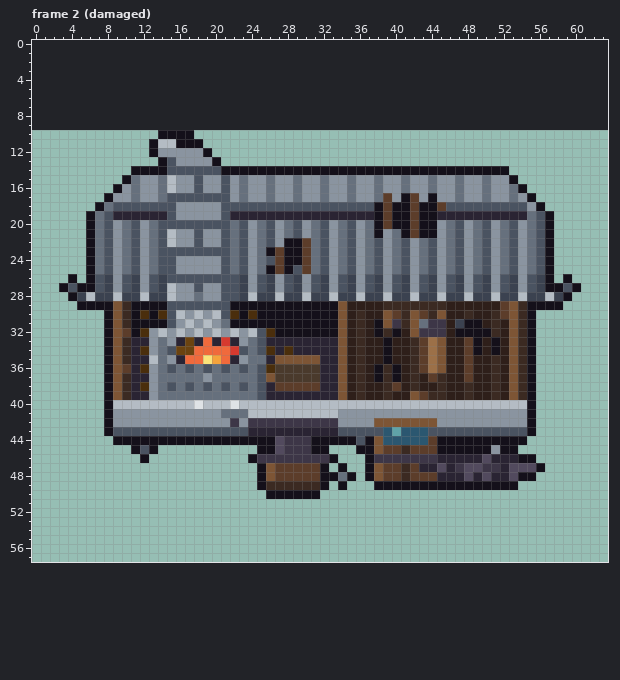
Two states of a pixel-art file, art/structures/smithy.aseprite. Above: the version before the commit.
64x48 pixels, 4 frames. Colours within 5 levels of each other are drawn and written as one. Shown: frame 2 (damaged). The old version is drawn lined up with the new one, on the new canvas. The commit also changed other frames, which this record leaves out.
After the commit:
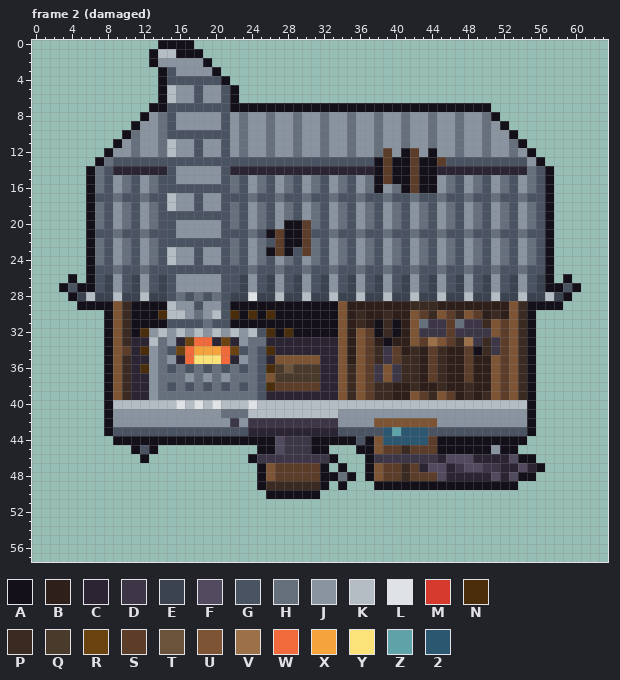
Palette (. is transparent): A #14101a  B #2e1f1a  C #2a2433  D #3d3647  E #3b4250  F #524a5e  G #4a5361  H #66707d  J #8a94a0  K #b4bcc4  L #dfe3e6  M #d63a2f  N #4a2e0c  P #3b2a22  Q #4a3a2c  R #6b4310  S #5c3d2a  T #6b523a  U #7d5535  V #9c7048  W #f06a3c  X #f5a33c  Y #fbe37a  Z #5fa3a8  2 #2b5770
The author wrote: feat: draw the smithy and the apothecary at the angle
Diff:
canvas 64x48 -> 64x58, the old top-left corner now at 0,10
Changed rows in their new state; - is an unchanged pixel.
Frame 2 (damaged):
first column x 6:
 0 --------AAAA----------------------------------------
 1 -------AKKAAA---------------------------------------
 2 -------AJJJJJA--------------------------------------
 3 --------AGJJJJA-------------------------------------
 4 --------AGGGGGGA------------------------------------
 5 --------AKJJGJJGA-----------------------------------
 6 --------AKJJGJJGA-----------------------------------
 7 -------AAGGGGGGGAAAAAAAAAAAAAAAAAAAAAAAAAAAAA-------
 8 ------AJHGJJJJJGJHJJHJJHJJHJJHJJHJJHJJHJJHJJHA------
 9 -----AJJHGJJJJJGJHJJHJJHJJHJJHJJHJJHJJHJJHJJHJA-----
10 ----AHJJHGGGGGGGJHJJHJJHJJHJJHJJHJJHJJHJJHJJHJJA----
11 ---AJHJJH-JJGJJGJHJJHJJHJJHJJHJJHJJHJJHJJHJJHJJHA---
12 --AJJHJJHK--GJJGJHJJHJJHJJHJJHJJHSJASJAJJHJJHJJHJA--
13 -AHGGGGGG-GGGGGGGGGGGGGGGGGGGGGGASAASAASGGGGGGGGGJA-
14 AHGCCCCCC-JJJJJGCCCCCCCCCCCCCCCC-S--S--CCCCCCCCCCHGA
15 AHGJHG-HGG--J---HG-HG-HG-HG-HG-HASAASAA-HG-HG-HGJHGA
16 AHGJHG-HGGGG-GG-HG-HG-HG-HG-HG-HA-HASAA-HG-HG-HGJHGA
17 AGGHGGHGGKJJ-JJ-GGHGGHGGHGGHGGHGGHGGHGGHGGHGGHGGHGGA
18 AHGJH-JH-K--G---H-JH-JH-JH-JH-JHGJHGJHGJH-JH-JH-JHGA
19 ---JHGJHG-GGGGG-HGJHGJHGJHGJHGJHGJHGJHGJHGJHGJHGJ---
20 ----------JJJJJ-------AAS-------GJHGJHG-------------
21 -G-HG-HG-G--J---G-HGASAASG-HG-HGGHGGHGGHG-HG-HG-HG--
22 ---------GGG-GG------S------------------------------
23 ---------KJJ-JJ--------G----------------------------
24 ---------K--G--------JHGJ---------------------------
25 -G-HG-HG--GGGGG-G-HGGHG-HG-HG-HG-HG-HG-HG-HG-HG-HG--
26 ----------JJJJJ-------------------------------------
27 ---------G--J---------------------------------------
28 ---------GHG-GH-E-L---------------------------------
29 ---------KJJ-JJ------------------BBB---B------B-----
30 ------A--K--H-------N------------PBB----SPUS--B-----
31 ----------GGGHGG-----------------PAB----SHDDPUS-----
32 ----P-----------------N-------US--------SDDDDUS-----
33 -------K----W--R---H----------US----U---SPVDPDS-----
34 ----S------WXXX-R-----C-------USPDS--BSP----PDS-----
35 -------J----Y-Y----G----------USPDSP-BSP-----US-----
36 ----P-----------------T------PUSDUDP-BSP-----US-----
37 -----------J---J-------------PUSDUDP---------US-----
38 ------C-------------N--------PUSP-B----------US-----
39 -----------------------------PUSP------US---PUS-----
40 ----------L---L-K-L---------------------------------
first column x 44:
46 --FFF-C--F--
47 F--------C-C
48 -F--C-CF----
Boxes around the changes in both pictures, in picture pixels (x1, y1, x2, y2):
changed: (86, 40, 554, 409)
changed: (428, 454, 536, 481)
